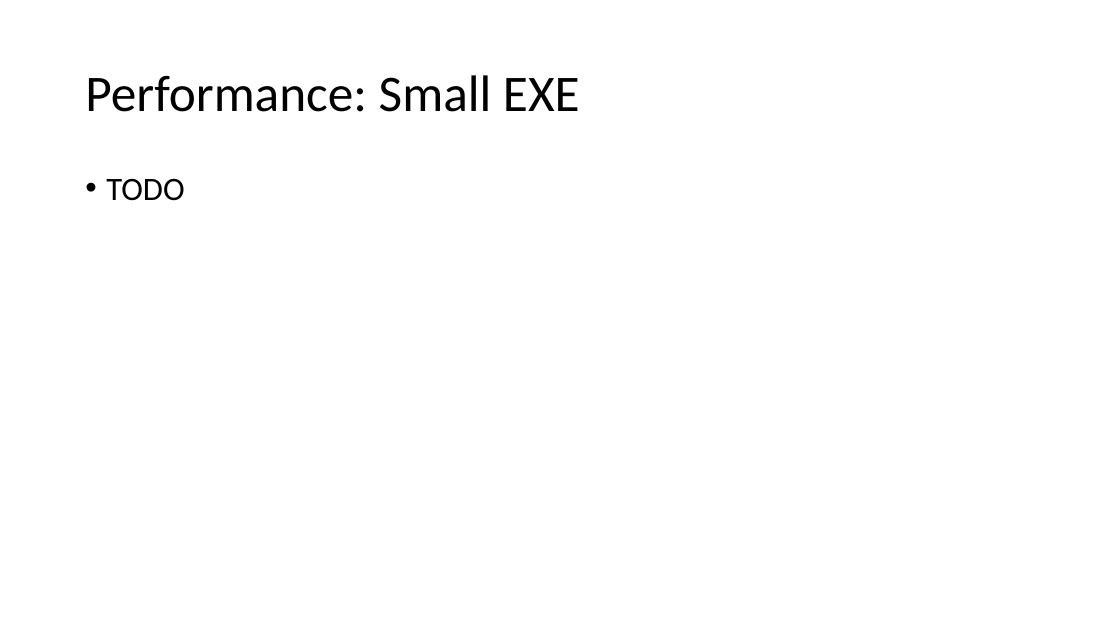
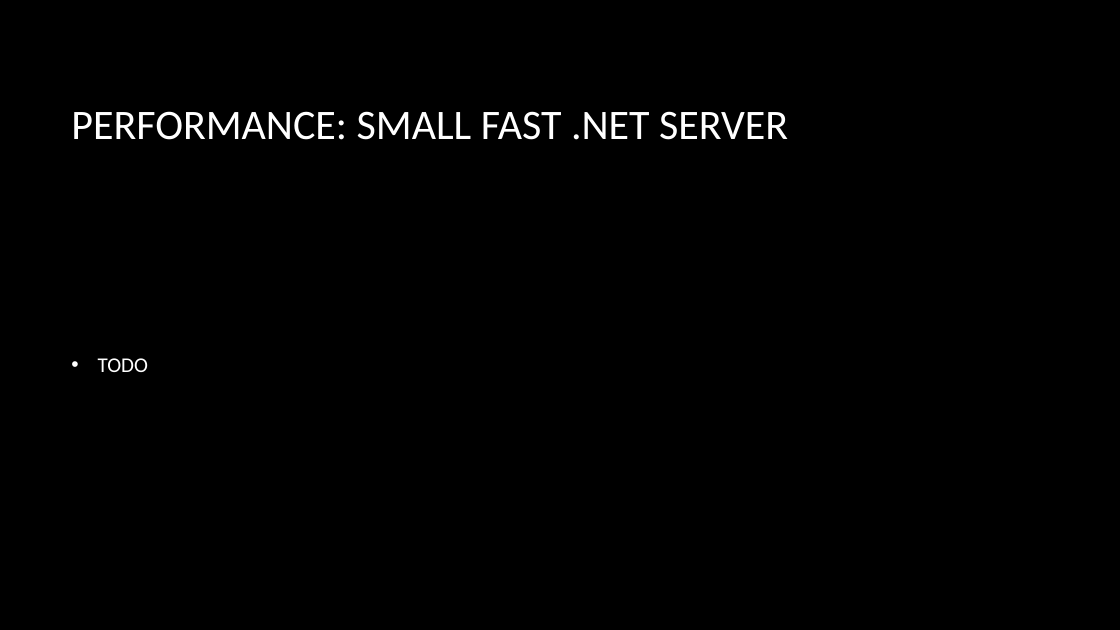
Before and after one commit to rynowak/Presentations, a slide deck: slide 23 of 2019/NDCSyndey/slides.pptx (slide 19 before the commit). Drawn at 1120x630 pixels with LibreOffice and Linux fonts; fonts in the diff are those of the drawing; background and template pictures are left out. Boxes give left, top, right and bottom in pixels: in the first picture for what was removed or moved away, otherwise in the second. Text is boxed around its words. In the diff, an @@ line names an element or a change of style, - is before the commit and + after.

```diff
--- a/2019/NDCSyndey/slides.pptx
+++ b/2019/NDCSyndey/slides.pptx
@@ background #FFFFFF to picture (left out) @@
@@ title at (x1=71, y1=111, x2=788, y2=140): text changed; size 44 to 36 pt; text colour #000000 to #FFFFFF @@
-Performance: Small EXE
+PERFORMANCE: SMALL FAST .NET SERVER
@@ text "TODO" moved from (x1=106, y1=178, x2=184, y2=201) to (x1=98, y1=358, x2=148, y2=372) @@
@@ text "TODO" at (x1=98, y1=358, x2=148, y2=372): size 28 to 18 pt, text colour #000000 to #FFFFFF; indent changed; line spacing 0.9 to 1; vertical alignment top to middle @@
```
Also in this commit, not shown: 8 other slides changed, 14 slides added, 10 slides removed.
